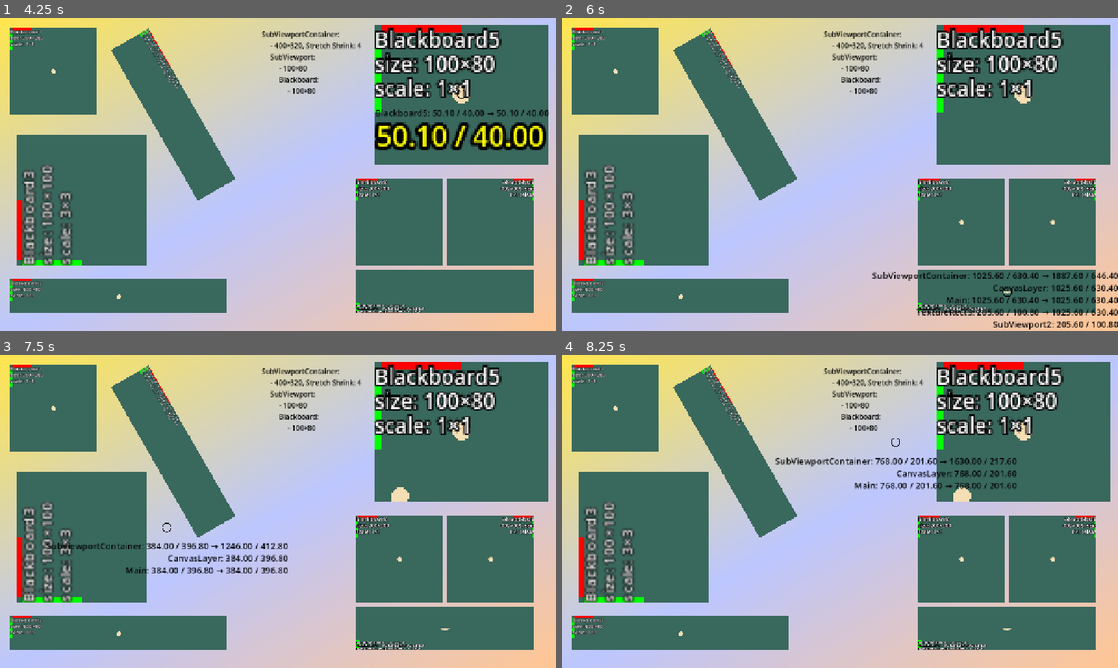
Above: before the commit, frames 1-4 (two rows, left to right).
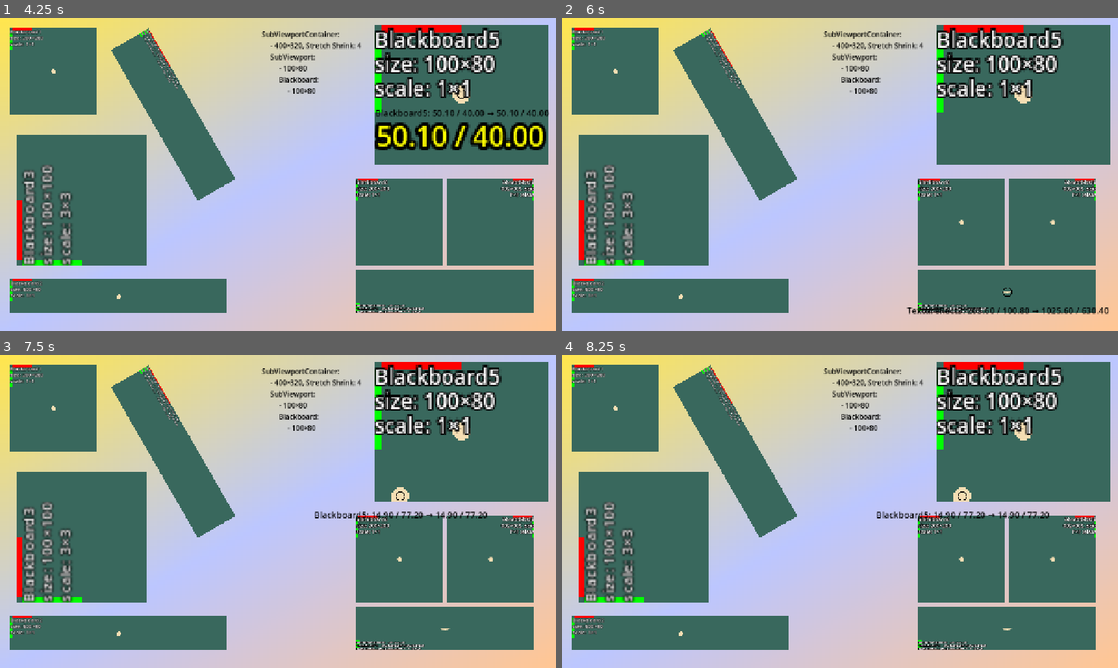
Above: after the commit, the same moments.

Repository: Toxe/godot-coordinate-systems
Game: Godot game, scene res://scenes/main.tscn
The game is run twice, just before and just after one commit, with the same random seed, the same clock (stepped at 60 frames per second) and the same inputs.
Inputs (mouse positions are in pixels of both pictures, inside the frame that each line leads up to):
- Up to frame 1 (4.25 s): tap Enter at 0.5, 2, 3.5 s; move the mouse to (55, 71) at 0.52 s; click (55, 71) at 0.67 s; tap Space at 1.25, 2.75 s; move the mouse to (172, 115) at 1.27 s; click (172, 115) at 1.42 s; move the mouse to (116, 296) at 2.02 s; click (116, 296) at 2.17 s; move the mouse to (83, 199) at 2.77 s; click (83, 199) at 2.92 s; move the mouse to (461, 93) at 3.52 s; click (461, 93) at 3.67 s
- Up to frame 2 (6 s): tap Space at 4.25 s; move the mouse to (962, 221) at 4.27 s; click (962, 221) at 4.42 s; move the mouse to (1051, 221) at 5.02 s; click (1051, 221) at 5.17 s; move the mouse to (1006, 293) at 5.77 s; click (1006, 293) at 5.92 s
- Up to frame 3 (7.5 s): move the mouse to (400, 495) at 6.52 s; click (400, 495) at 6.67 s; move the mouse to (166, 527) at 7.27 s; click (166, 527) at 7.42 s
- Up to frame 4 (8.25 s): move the mouse to (895, 442) at 8.02 s; click (895, 442) at 8.17 s

Frame 1 is identical in both runs. In frame 2, 1.8% of the frame differs, in the area x 55-100%, y 81-100%; in frame 3, 1.4%; in frame 4, 1.4%.

Commit message:
Move and rename script; GUIMouseListener only listens for gui events on controls

Diff:
--- a/CoordinateSystems/scripts/mouse_listener.gd
+++ b/CoordinateSystems/scenes/gui_mouse_listener.gd
@@ -1,7 +1,7 @@
-class_name MouseListener extends Node
+class_name GUIMouseListener extends Control
 
 
-func _input(event: InputEvent) -> void:
+func _gui_input(event: InputEvent) -> void:
     var mouse_motion_event: InputEventMouseMotion = event as InputEventMouseMotion
     if mouse_motion_event:
         Events.mouse_moved.emit(self, mouse_motion_event.position)
--- a/CoordinateSystems/scenes/main.tscn
+++ b/CoordinateSystems/scenes/main.tscn
@@ -1,6 +1,6 @@
 [gd_scene format=3 uid="uid://b3aw8x0686vsw"]
 
-[ext_resource type="Script" uid="uid://ch8ltww7obcng" path="res://scripts/mouse_listener.gd" id="1_sugp2"]
+[ext_resource type="Script" uid="uid://ch8ltww7obcng" path="res://scenes/gui_mouse_listener.gd" id="1_sugp2"]
 [ext_resource type="PackedScene" uid="uid://c4acg3uptu08i" path="res://scenes/blackboard.tscn" id="2_0wfyh"]
 [ext_resource type="PackedScene" uid="uid://ba7js2i2f7di7" path="res://scenes/mouse_overlay.tscn" id="3_sugp2"]
 [ext_resource type="Script" uid="uid://mpf8obcsjya7" path="res://scenes/input_forwarder.gd" id="4_jyhfs"]
@@ -18,7 +18,6 @@
 viewport_path = NodePath("SubViewport2")
 
 [node name="Main" type="Node2D" unique_id=680529626]
-script = ExtResource("1_sugp2")
 
 [node name="Background" type="TextureRect" parent="." unique_id=749584178]
 offset_right = 1280.0
@@ -55,7 +54,6 @@
 scale = Vector2(3, 3)
 
 [node name="CanvasLayer" type="CanvasLayer" parent="." unique_id=22118533]
-script = ExtResource("1_sugp2")
 
 [node name="MouseOverlay" parent="CanvasLayer" unique_id=2060645405 instance=ExtResource("3_sugp2")]
 unique_name_in_owner = true
@@ -74,7 +72,6 @@
 handle_input_locally = false
 size = Vector2i(100, 80)
 render_target_update_mode = 4
-script = ExtResource("1_sugp2")
 
 [node name="Blackboard5" parent="SubViewportContainer/SubViewport1" unique_id=1287240771 instance=ExtResource("2_0wfyh")]
 anchors_preset = 15
@@ -103,7 +100,6 @@
 [node name="SubViewport2" type="SubViewport" parent="." unique_id=1794869075]
 handle_input_locally = false
 size = Vector2i(200, 200)
-script = ExtResource("1_sugp2")
 
 [node name="Blackboard6" parent="SubViewport2" unique_id=965248515 instance=ExtResource("2_0wfyh")]
 offset_right = 200.0
Renamed: CoordinateSystems/scripts/mouse_listener.gd.uid -> CoordinateSystems/scenes/gui_mouse_listener.gd.uid
